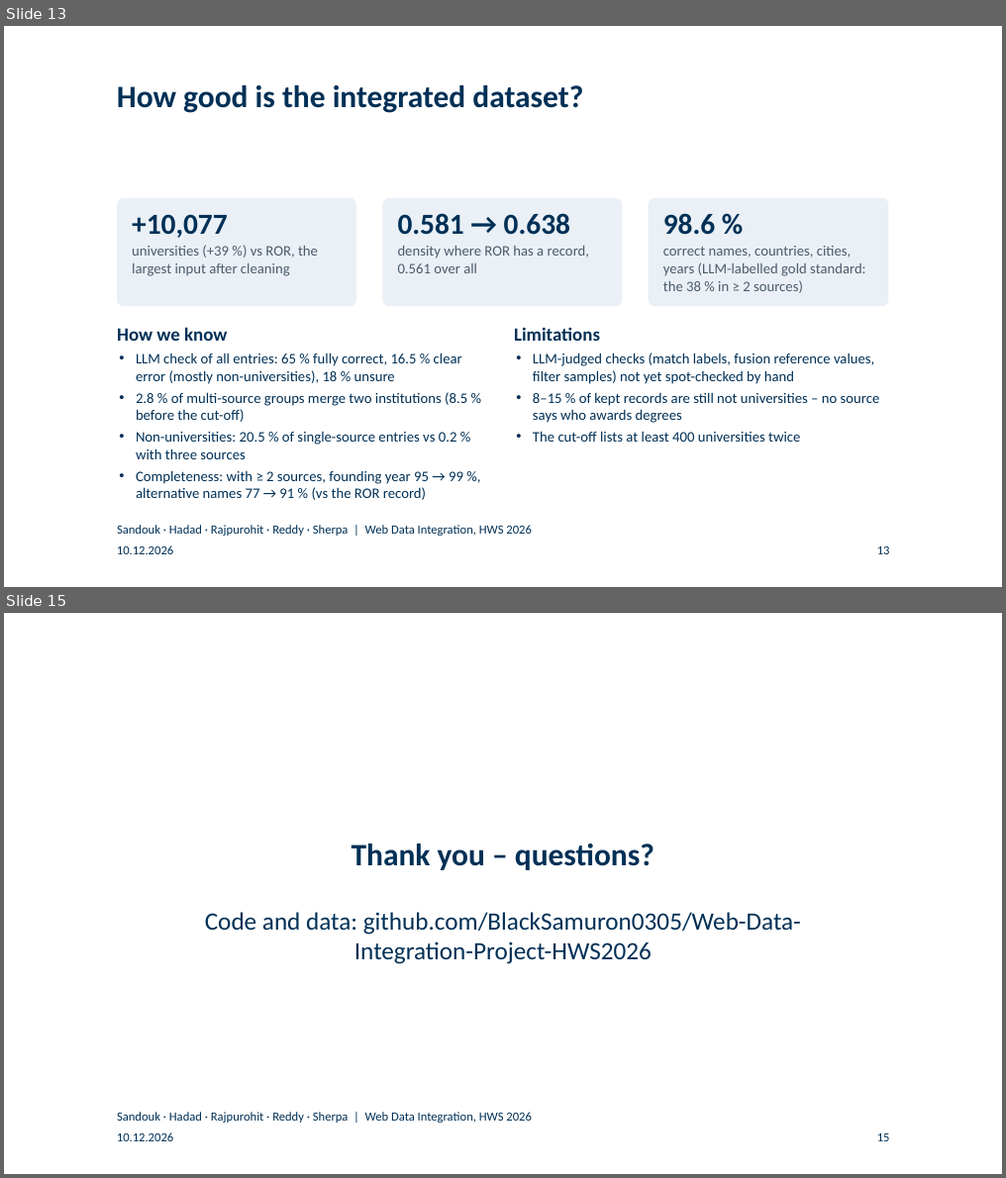
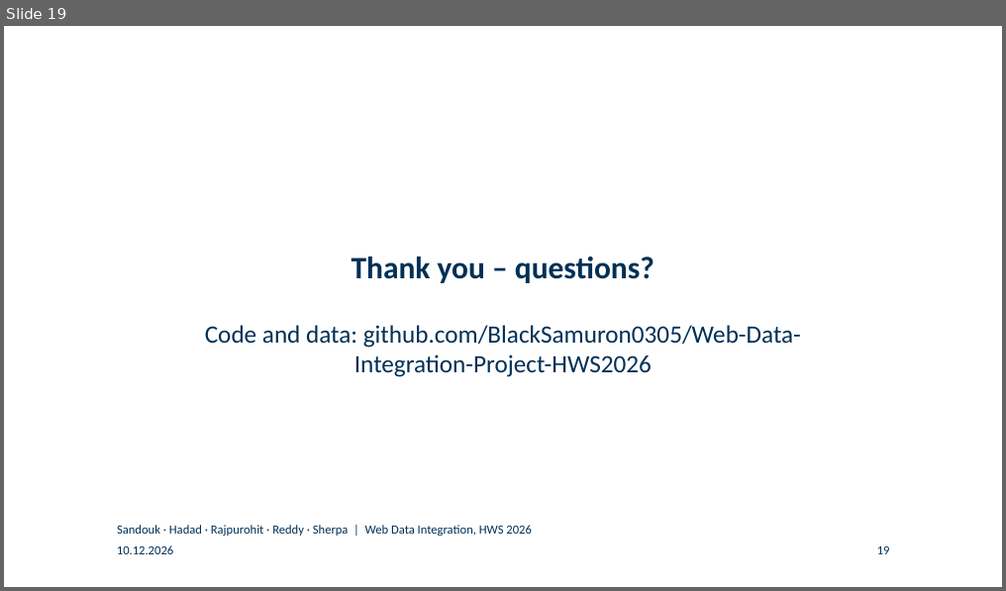
Before and after one commit to BlackSamuron0305/Web-Data-Integration-Project-HWS2026, a slide deck: submission/final-presentation/final_presentation.pptx. Shown one above the other, each under a label of ours: slides 13 and 15 before the commit, slide 19 after it; the slides between them are not shown. The pictures are 1006x1178 and 1006x591 pixels, drawn with LibreOffice and Linux fonts; fonts in the diff are those of the drawing; background and template pictures are left out. Boxes give left, top, right and bottom in pixels: in the first picture for what was removed or moved away, otherwise in the second. Text is boxed around its words. In the diff, an @@ line names an element or a change of style, - is before the commit and + after.

```diff
--- a/submission/final-presentation/final_presentation.pptx
+++ b/submission/final-presentation/final_presentation.pptx
@@ slide 13 removed at bbox=[4, 26, 1002, 587], background #FFFFFF @@
@@ title removed at bbox=[117, 85, 583, 113] @@
-How good is the integrated dataset?
@@ rounded rectangle removed at bbox=[117, 198, 356, 306] @@
@@ rounded rectangle removed at bbox=[382, 198, 622, 306] @@
@@ rounded rectangle removed at bbox=[648, 198, 888, 306] @@
@@ text removed at bbox=[132, 214, 318, 276] @@
-+10,077
-universities (+39 %) vs ROR, the largest input after cleaning
@@ text removed at bbox=[398, 213, 589, 274] @@
-0.581 → 0.638
-density where ROR has a record, 0.561 over all
@@ text removed at bbox=[663, 213, 865, 293] @@
-98.6 %
-correct names, countries, cities, years (LLM-labelled gold standard: the 38 % in ≥ 2 sources)
@@ text removed at bbox=[117, 327, 467, 500] @@
-How we know
-• LLM check of all entries: 65 % fully correct, 16.5 % clear error (mostly non-universities), 18 % unsure
-• 2.8 % of multi-source groups merge two institutions (8.5 % before the cut-off)
-• Non-universities: 20.5 % of single-source entries vs 0.2 % with three sources
-• Completeness: with ≥ 2 sources, founding year 95 → 99 %, alternative names 77 → 91 % (vs the ROR record)
@@ text removed at bbox=[514, 327, 880, 442] @@
-Limitations
-• LLM-judged checks (match labels, fusion reference values, filter samples) not yet spot-checked by hand
-• 8–15 % of kept records are still not universities – no source says who awards degrees
-• The cut-off lists at least 400 universities twice
@@ text removed at bbox=[117, 525, 532, 536] @@
-Sandouk · Hadad · Rajpurohit · Reddy · Sherpa | Web Data Integration, HWS 2026
@@ text removed at bbox=[117, 546, 173, 555] @@
-10.12.2026
@@ page number removed at bbox=[877, 547, 890, 555] @@
-13
@@ what was slide 15 is now slide 19 @@
@@ page number at bbox=[877, 547, 890, 555]: text changed @@
-15
+19
```
Also in this commit, not shown: 8 slides changed, 13 slides added, 11 other slides removed, 9 other files.
